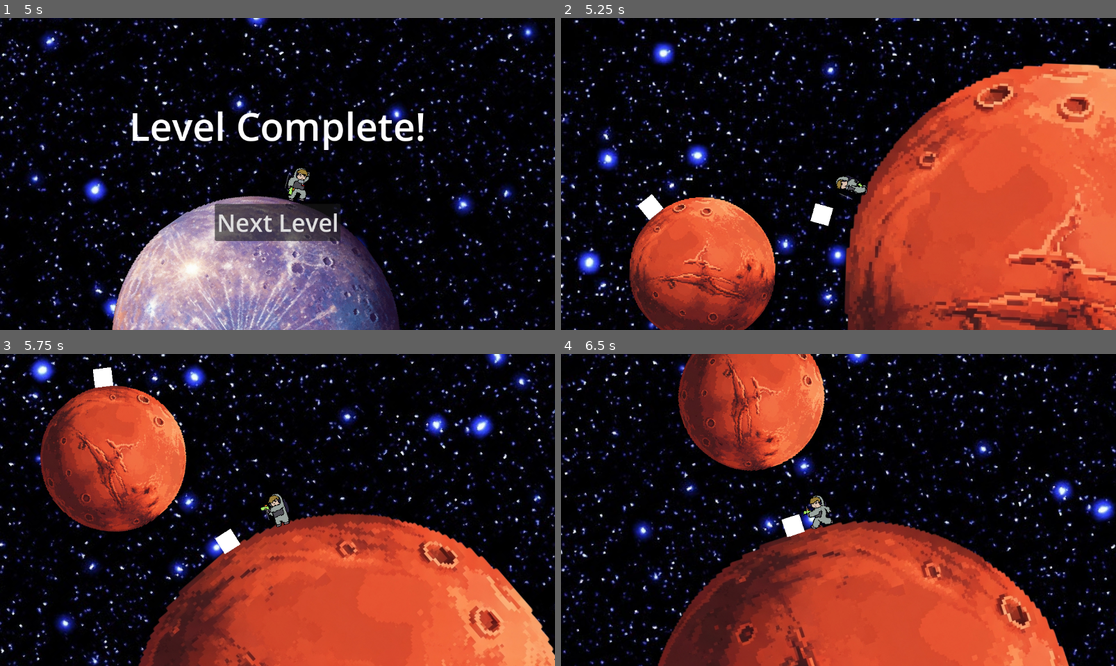
Above: before the commit, frames 1-4 (two rows, left to right).
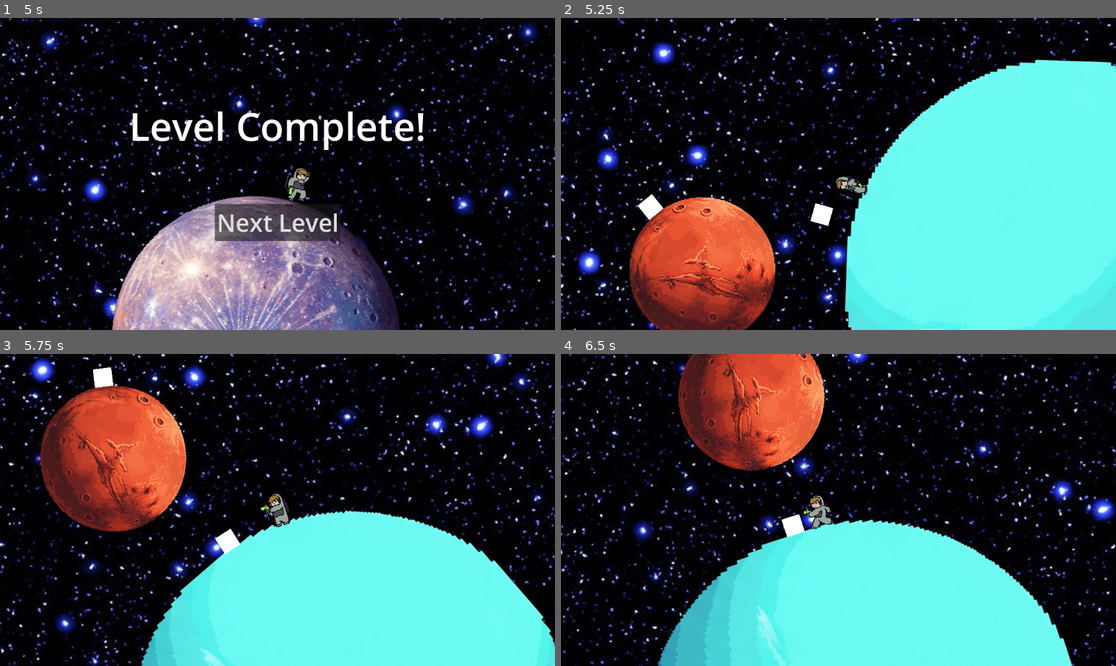
Above: after the commit, the same moments.

Repository: liuwilli0/IanTheAstronaut
Game: Godot game, scene res://main.tscn
Two runs of this game, one before a commit and one after it. Both use one fixed random seed, a clock stepped at 60 frames per second and the inputs below.
Inputs (mouse positions are in pixels of both pictures, inside the frame that each line leads up to):
- Up to frame 1 (5 s): click "Play" at 0.5 s; move the mouse to (399, 158) at 1.27 s; hold Right (Right) 1.28-2.78 s; click (399, 158) at 1.35 s; tap Up (Jump) at 1.52, 2.27, 3.77, 4.52 s; move the mouse to (166, 189) at 2.02 s; tap Middle mouse button (MMB) at 2.1, 4.35 s; tap Enter at 2.75 s; move the mouse to (333, 105) at 2.77 s; hold Left (Left) 2.78-3.53 s; right-click (333, 105) at 2.85 s; tap R (Reset) at 3.5, 4.25 s; move the mouse to (249, 236) at 3.52 s; hold Right (Right) from 3.53 s (still down); click (249, 236) at 3.6 s; move the mouse to (444, 220) at 4.27 s
- Up to frame 2 (5.25 s): release Right (Right) at 5 s; click "Next Level" at 5 s
- Up to frame 3 (5.75 s): no input
- Up to frame 4 (6.5 s): move the mouse to (672, 463) at 5.77 s; hold Left (Left) from 5.78 s (still down); right-click (672, 463) at 5.85 s; tap Up (Jump) at 6.02 s

Frame 1 is identical in both runs. In frame 2, 36% of the frame differs, in the area x 51-100%, y 13-100%; in frame 3, 28%; in frame 4, 26%.

Commit message:
actual final product

Diff:
--- a/Game/game.tscn
+++ b/Game/game.tscn
@@ -7,7 +7,6 @@
 [ext_resource type="Script" uid="uid://bl4icmfefriuh" path="res://Game/debug.gd" id="4_oomkl"]
 [ext_resource type="PackedScene" uid="uid://2be6204y1xyw" path="res://Levels/Mercury/mercury.tscn" id="5_qmv3x"]
 [ext_resource type="PackedScene" uid="uid://vjb8cqdrwfeh" path="res://Levels/Mars/mars.tscn" id="6_oomkl"]
-[ext_resource type="PackedScene" uid="uid://bq5750v7c11x0" path="res://Levels/Uranus/uranus.tscn" id="7_buohc"]
 [ext_resource type="PackedScene" uid="uid://bryo77v0hrksl" path="res://Levels/Venus/venus.tscn" id="8_kul4i"]
 
 [node name="Game" type="Node2D"]
@@ -31,11 +30,6 @@
 [node name="Mars" parent="Levels" instance=ExtResource("6_oomkl")]
 process_mode = 4
 visible = false
-
-[node name="Uranus" parent="Levels" instance=ExtResource("7_buohc")]
-process_mode = 4
-visible = false
-position = Vector2(-596.686, -122.069)
 
 [node name="Venus" parent="Levels" instance=ExtResource("8_kul4i")]
 process_mode = 4
--- a/Levels/Mars/mars.tscn
+++ b/Levels/Mars/mars.tscn
@@ -1,9 +1,10 @@
-[gd_scene load_steps=7 format=3 uid="uid://vjb8cqdrwfeh"]
+[gd_scene load_steps=8 format=3 uid="uid://vjb8cqdrwfeh"]
 
 [ext_resource type="PackedScene" uid="uid://dhkgk5jwk6w8q" path="res://Planet/planet.tscn" id="1_drkna"]
 [ext_resource type="Script" uid="uid://nvyyf8og72on" path="res://Levels/Mars/mars.gd" id="1_kjrtl"]
 [ext_resource type="Texture2D" uid="uid://cw82akyom270a" path="res://Levels/Mars/mars.png" id="2_kjrtl"]
 [ext_resource type="PackedScene" uid="uid://cqgg220ybqm40" path="res://Enemy/enemy.tscn" id="3_v7swb"]
+[ext_resource type="Texture2D" uid="uid://5ss6e8h6wkev" path="res://Levels/Uranus/uranus.png" id="5_v7swb"]
 
 [sub_resource type="Gradient" id="Gradient_kjrtl"]
 offsets = PackedFloat32Array(0.993548, 1)
@@ -37,8 +38,8 @@
 density = 2.0
 
 [node name="PlanetSprite" type="Sprite2D" parent="Planet2"]
-scale = Vector2(1.14, 1.14)
-texture = ExtResource("2_kjrtl")
+scale = Vector2(0.98, 0.98)
+texture = ExtResource("5_v7swb")
 
 [node name="Enemy" parent="Planet2" instance=ExtResource("3_v7swb")]
 top_level = true
--- a/Levels/Uranus/uranus.tscn
+++ b/Levels/Uranus/uranus.tscn
@@ -17,5 +17,5 @@
 position = Vector2(1257, -639)
 
 [node name="PlanetSprite" type="Sprite2D" parent="Planet1"]
-scale = Vector2(3, 3)
+scale = Vector2(0.96, 0.96)
 texture = ExtResource("4_5pb44")
--- a/Levels/Venus/venus.tscn
+++ b/Levels/Venus/venus.tscn
@@ -1,9 +1,10 @@
-[gd_scene load_steps=5 format=3 uid="uid://bryo77v0hrksl"]
+[gd_scene load_steps=6 format=3 uid="uid://bryo77v0hrksl"]
 
 [ext_resource type="Script" uid="uid://bcgfe8kvi5v1n" path="res://Levels/Venus/venus.gd" id="1_p5c5n"]
 [ext_resource type="PackedScene" uid="uid://dhkgk5jwk6w8q" path="res://Planet/planet.tscn" id="2_0j00t"]
 [ext_resource type="PackedScene" uid="uid://cqgg220ybqm40" path="res://Enemy/enemy.tscn" id="3_2rig4"]
 [ext_resource type="Texture2D" uid="uid://cr4hioq61tagm" path="res://Levels/Venus/venus.png" id="4_2773o"]
+[ext_resource type="Texture2D" uid="uid://nriu3voldmjy" path="res://Levels/Neptune/neptune.png" id="5_2773o"]
 
 [node name="Venus" type="Node2D"]
 script = ExtResource("1_p5c5n")
@@ -36,5 +37,5 @@
 position = Vector2(3503, -1063)
 
 [node name="PlanetSprite" type="Sprite2D" parent="Planet2"]
-scale = Vector2(1.17, 1.17)
-texture = ExtResource("4_2773o")
+scale = Vector2(0.65, 0.65)
+texture = ExtResource("5_2773o")
Not shown: 1 places in Game/game.tscn that only renumber resources
Binary file added: Levels/Neptune/neptune.png
Not shown, added: Levels/Neptune/neptune.png.import
